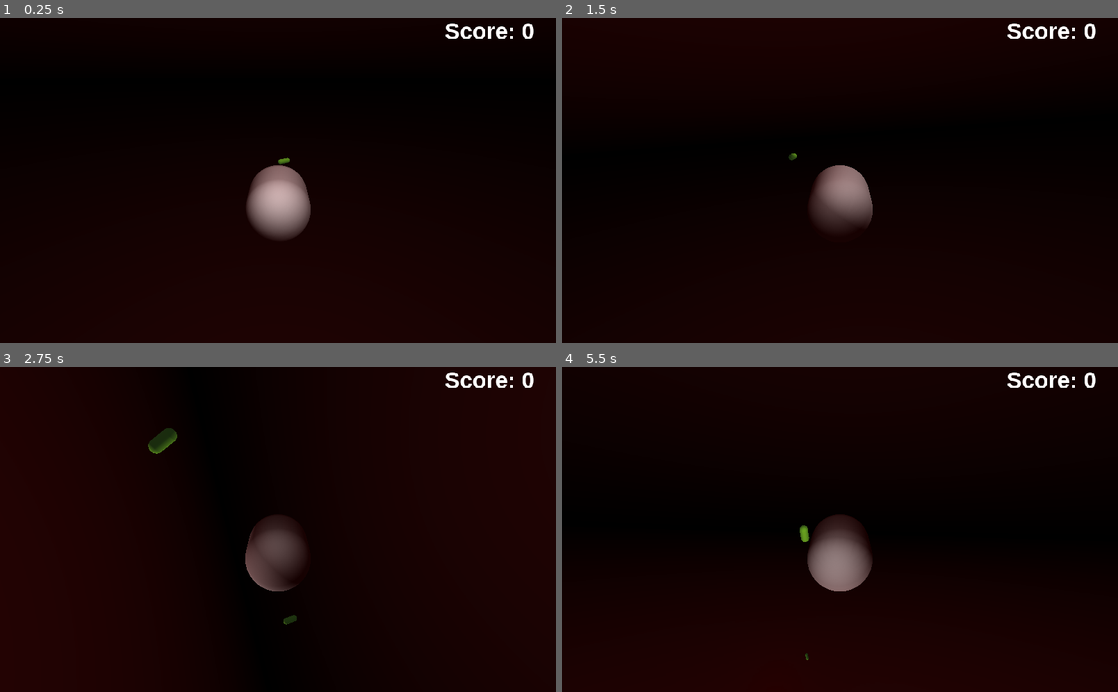
Above: before the commit, frames 1-4 (two rows, left to right).
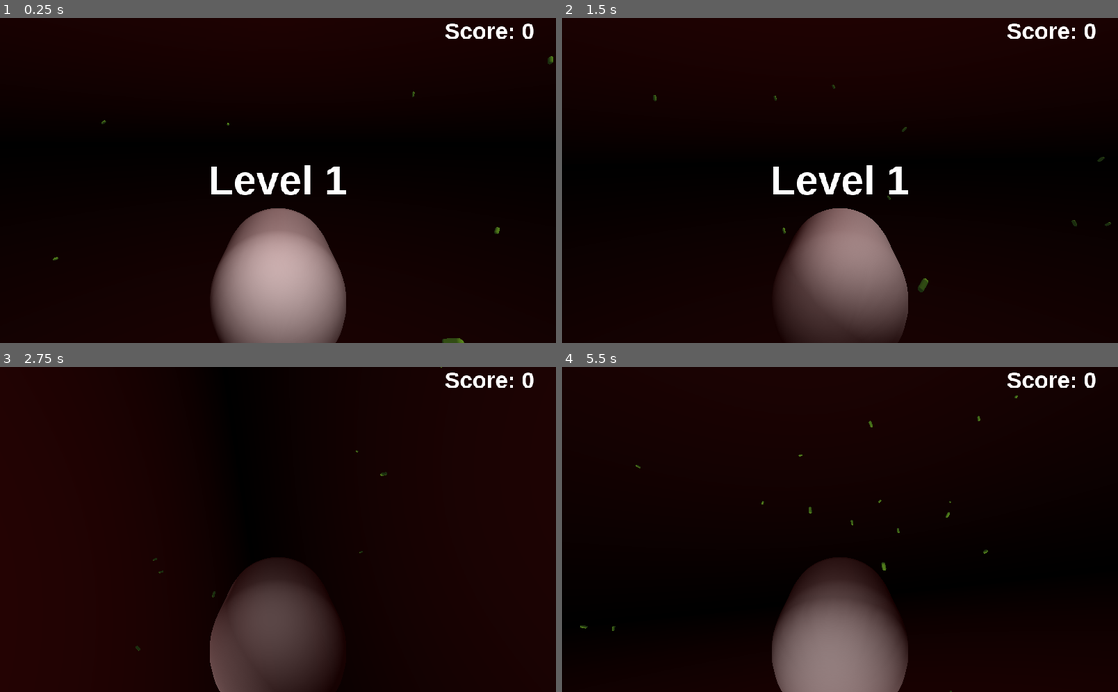
Above: after the commit, the same moments.

Repository: Denendaden/immune-game
Game: Godot game, scene res://Arena.tscn
The game is run twice, just before and just after one commit, with the same random seed, the same clock (stepped at 60 frames per second) and the same inputs.
Inputs:
- Up to frame 1 (0.25 s): no input
- Up to frame 2 (1.5 s): hold Right (move_right) 0.53-1.28 s; hold Space (toggle_movement) 0.53-1.28 s; hold Down (move_down) from 1.28 s (still down); tap Space (toggle_movement) at 1.35 s
- Up to frame 3 (2.75 s): release Down (move_down) at 2.03 s; hold Right (move_right) from 2.03 s (still down); hold Space (toggle_movement) from 2.03 s (still down)
- Up to frame 4 (5.5 s): release Right (move_right) at 2.78 s; release Space (toggle_movement) at 2.78 s; hold Up (move_up) 2.78-3.53 s; tap Space (toggle_movement) at 2.85, 4.35 s; hold Space (toggle_movement) 3.53-4.28 s; hold Left (move_left) 3.53-5.03 s; hold Down (move_down) from 5.03 s (still down); hold Space (toggle_movement) from 5.03 s (still down)

The runs differ from the first frame. In frame 1, 10% of the frame differs, in the area x 9-100%, y 11-100%; in frame 2, 9.6%; in frame 3, 8.7%; in frame 4, 9.1%.

Commit message:
Added level system

Diff:
--- a/Arena.gd
+++ b/Arena.gd
@@ -1,6 +1,12 @@
 extends Spatial
 
 signal point_gain
+
+
+var max_bacteria = 100
+var max_bacteria_distance = 50
+var bacteria_spawn_distance = 20
+var start_bacteria = 30
 
 onready var timer = $Timer
 onready var player = $Player
@@ -10,6 +16,9 @@
 func _ready():
 	timer.connect("timeout", self, "_on_Timer_timeout")
 	timer.start()
+
+	for i in range(start_bacteria):
+		_on_Timer_timeout()
 
 
 # Called every frame. 'delta' is the elapsed time since the previous frame.
@@ -22,12 +31,29 @@
 				copy.erase(enemy)
 				enemy.queue_free()
 				emit_signal("point_gain")
+		# Remove bacteria that are too far away.
+		if player.translation.distance_to(enemy.global_transform.origin) > max_bacteria_distance:
+			copy.erase(enemy)
+			enemy.queue_free()
 	enemies = copy
 
 func _on_Timer_timeout():
+	if len(enemies) > max_bacteria:
+		return
+
 	var bacteria = preload("res://Entities/Bacteria/Bacteria.tscn")
 	var child = bacteria.instance()
 
-	child.set_translation(player.translation+Vector3(rand_range(-3, 3), rand_range(-3, 3), rand_range(-3, 3)))
+	child.set_translation(player.translation+Vector3(
+		rand_range(-bacteria_spawn_distance, bacteria_spawn_distance),
+		rand_range(-bacteria_spawn_distance, bacteria_spawn_distance),
+		rand_range(-bacteria_spawn_distance, bacteria_spawn_distance)))
 	add_child(child)
 	enemies.append(child)
+
+
+func _on_Score_level_up():
+	max_bacteria *= 0.9
+	for i in range(start_bacteria):
+		_on_Timer_timeout()
+	Engine.time_scale += 0.1
--- a/Arena.tscn
+++ b/Arena.tscn
@@ -1,7 +1,7 @@
-[gd_scene load_steps=10 format=2]
+[gd_scene load_steps=12 format=2]
 
 [ext_resource path="res://Entities/Player/Macrophage.tscn" type="PackedScene" id=1]
-[ext_resource path="res://Entities/Bacteria/Bacteria.tscn" type="PackedScene" id=2]
+[ext_resource path="res://UI/Level.gd" type="Script" id=2]
 [ext_resource path="res://Arena.gd" type="Script" id=3]
 [ext_resource path="res://Fonts/LiberationSans-Bold.ttf" type="DynamicFontData" id=4]
 [ext_resource path="res://UI/Score.gd" type="Script" id=5]
@@ -26,6 +26,13 @@
 [sub_resource type="Theme" id=3]
 default_font = SubResource( 4 )
 
+[sub_resource type="DynamicFont" id=5]
+size = 75
+font_data = ExtResource( 4 )
+
+[sub_resource type="Theme" id=6]
+default_font = SubResource( 5 )
+
 [node name="Arena" type="Spatial"]
 script = ExtResource( 3 )
 
@@ -39,17 +46,12 @@
 transform = Transform( 0.955716, -0.173108, 0.237992, -0.0736497, 0.642274, 0.762928, -0.284926, -0.746671, 0.601082, 0, 4.87435, 6.39922 )
 light_energy = 0.413
 
-[node name="RigidBody" parent="." instance=ExtResource( 2 )]
-transform = Transform( 0.891046, 0.450598, -0.0547519, -0.453913, 0.88454, -0.10748, 0, 0.120622, 0.992698, 0.193606, 0.308947, -2.60279 )
-
 [node name="Timer" type="Timer" parent="."]
-wait_time = 2.0
+wait_time = 0.1
 
 [node name="Control" type="Control" parent="."]
-anchor_left = 1.0
 anchor_right = 1.0
-margin_left = -94.0
-margin_bottom = 40.0
+anchor_bottom = 1.0
 __meta__ = {
 "_edit_use_anchors_": false
 }
@@ -66,4 +68,27 @@
 "_edit_use_anchors_": false
 }
 
+[node name="LevelUp" type="Label" parent="Control"]
+anchor_left = 0.5
+anchor_top = 0.5
+anchor_right = 0.5
+anchor_bottom = 0.5
+margin_left = -128.0
+margin_top = -42.0
+margin_right = 128.0
+margin_bottom = 42.0
+theme = SubResource( 6 )
+text = "Level 1"
+script = ExtResource( 2 )
+__meta__ = {
+"_edit_use_anchors_": false
+}
+
+[node name="Timer" type="Timer" parent="Control/LevelUp"]
+wait_time = 2.0
+one_shot = true
+
 [connection signal="point_gain" from="." to="Control/Score" method="_on_Arena_point_gain"]
+[connection signal="level_up" from="Control/Score" to="." method="_on_Score_level_up"]
+[connection signal="level_up" from="Control/Score" to="Control/LevelUp" method="_on_Score_level_up"]
+[connection signal="timeout" from="Control/LevelUp/Timer" to="Control/LevelUp" method="_on_Timer_timeout"]
--- a/Entities/Bacteria/Bacteria.tscn
+++ b/Entities/Bacteria/Bacteria.tscn
@@ -17,7 +17,7 @@
 radius = 0.1
 height = 0.283997
 
-[node name="RigidBody" type="RigidBody"]
+[node name="Bacteria" type="RigidBody"]
 contacts_reported = 1
 contact_monitor = true
 script = ExtResource( 1 )
--- a/Entities/Player/Macrophage.tscn
+++ b/Entities/Player/Macrophage.tscn
@@ -21,7 +21,7 @@
 shape = SubResource( 2 )
 
 [node name="Camera" type="Camera" parent="."]
-transform = Transform( 1, 0, 0, 0, 0.915016, 0.403418, 0, -0.403418, 0.915016, 0, 3.67954, 6.67977 )
+transform = Transform( 1, 0, 0, 0, 0.98634, 0.164721, 0, -0.164721, 0.98634, 0, 2.26282, 3.7021 )
 
 [node name="OmniLight" type="OmniLight" parent="."]
 transform = Transform( 0.176039, 0.0817557, 0.980982, -0.42121, 0.906963, -6.252e-09, -0.889715, -0.413199, 0.194097, -0.258759, 2.039, 2.29334 )
--- /dev/null
+++ b/UI/Level.gd
@@ -0,0 +1,28 @@
+extends Label
+
+
+var level = 1
+
+onready var display_timer = $Timer
+
+
+# Called when the node enters the scene tree for the first time.
+func _ready():
+	show_level()
+
+
+func show_level():
+	show()
+	display_timer.start()
+
+
+func _on_Score_level_up():
+	level += 1
+	text = str("Level ", level)
+
+	show_level()
+
+
+func _on_Timer_timeout():
+	# Hide the level up display.
+	hide()
--- a/UI/Score.gd
+++ b/UI/Score.gd
@@ -1,7 +1,13 @@
 extends Label
 
 
+signal level_up
+
+
 var score = 0
+
+# Points needed to level up
+var level_up_points = [3, 7, 12, 18, 25, 35, 50, 75, 100, 150, 200, 250, 300]
 
 
 # Called when the node enters the scene tree for the first time.
@@ -19,3 +25,11 @@
 
 	# Refresh the score counter
 	text = str("Score: ", score)
+
+	# Check for a level up
+	if score in level_up_points:
+		level_up()
+
+
+func level_up():
+	emit_signal("level_up")
